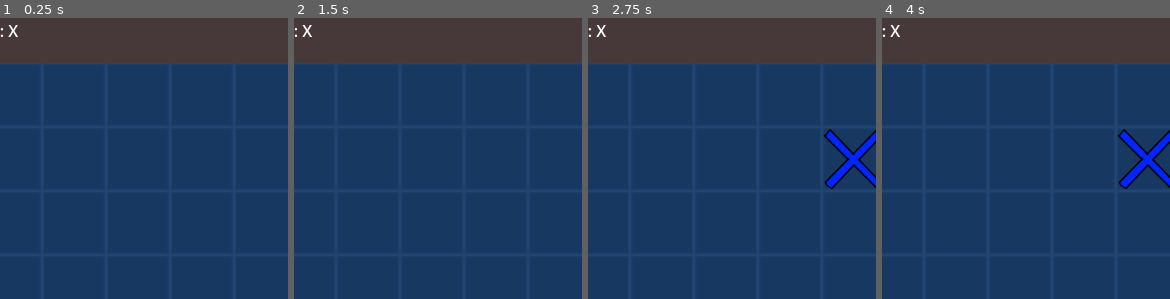
Above: before the commit, frames 1-4 (left to right).
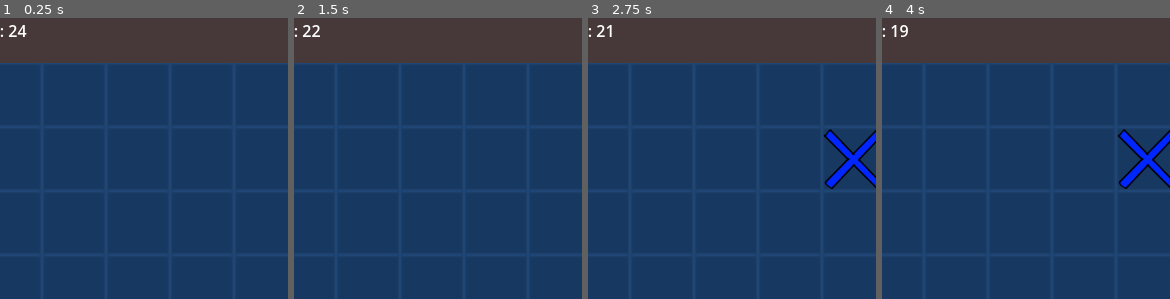
Above: after the commit, the same moments.

Repository: JustinDMS/godot-sploosh-kaboom
Game: Godot game, scene res://Scenes/main.tscn
The game is run twice, just before and just after one commit, with the same random seed, the same clock (stepped at 60 frames per second) and the same inputs.
Inputs (mouse positions are % of the whole screen's width and height, from its top left):
- Up to frame 1 (0.25 s): no input
- Up to frame 2 (1.5 s): tap Enter at 0.5 s; move the mouse to (79, 48) at 0.52 s; click (79, 48) at 0.6 s; tap Space at 1.25 s; move the mouse to (32, 59) at 1.27 s; click (32, 59) at 1.35 s
- Up to frame 3 (2.75 s): tap Enter at 2 s; move the mouse to (66, 28) at 2.02 s; click (66, 28) at 2.1 s
- Up to frame 4 (4 s): tap Space at 2.75 s; move the mouse to (49, 76) at 2.77 s; click (49, 76) at 2.85 s; tap Enter at 3.5 s; move the mouse to (88, 71) at 3.52 s; click (88, 71) at 3.6 s
The pictures show only the part of the screen within x 25-75%, y 0-50%; the shares and areas given below are measured in that part.

The runs differ from the first frame. In frame 1, 0.2% of the frame differs, in the area x 2-10%, y 2-7%; in frame 2, 0.2%; in frame 3, 0.1%; in frame 4, 0.2%.

Commit message:
Update main.gd
- Separated ship coordinates by length of ship (prep for scoreboard)
- Show remaining bomb count in HUD

Diff:
--- a/Scripts/main.gd
+++ b/Scripts/main.gd
@@ -7,17 +7,20 @@
 
 enum {HORIZONTAL, VERTICAL}
 
+var used_coords : Array[Vector2]
+var ship_coords : Dictionary
 var bombs_remaining : int = MAX_BOMBS
-var used_coords : Array[Vector2]
+
 
 @onready var grid = $Grid
-
+@onready var bombs_label = $HUD/Bombs
 
 func _ready():
 	@warning_ignore("assert_always_true")
 	assert(len(SHIP_SIZES) == MAX_SHIPS)
 
 	generateShipPlacement()
+	updateBombLabel()
 
 
 func generateShipPlacement() -> void:
@@ -44,6 +47,7 @@
 
 	print("Placed ships!")
 	print(used_coords)
+	print(ship_coords)
 
 
 func checkOverlapping(orientation : int, ship_size : int, spawn_pos : Vector2) -> bool:
@@ -60,21 +64,41 @@
 
 
 func placeShip(orientation : int, ship_size : int, spawn_pos : Vector2) -> void:
+	var new_ship : Array[Vector2]
 	match orientation:
 		HORIZONTAL:
 			for c in range(ship_size):
-				used_coords.append(Vector2(spawn_pos.x + c, spawn_pos.y))
+				new_ship.append(Vector2(spawn_pos.x + c, spawn_pos.y))
 		VERTICAL:
 			for c in range(ship_size):
-				used_coords.append(Vector2(spawn_pos.x, spawn_pos.y + c))
+				new_ship.append(Vector2(spawn_pos.x, spawn_pos.y + c))
+
+	ship_coords[ship_size] = new_ship
+	used_coords += new_ship
 
 
 func _on_grid_fired(pos : Vector2):
 	bombs_remaining -= 1
-	print("Fired on: ", pos)
-	print("Bombs remaining: ", bombs_remaining)
-	match used_coords.find(pos):
-		-1:
-			grid.setTileMiss(pos)
-		_:
+	updateBombLabel()
+
+	print("\nFired on: ", pos)
+
+	# Check every ships coordinates to see if it has been hit
+	for ship in ship_coords.keys():
+		# Found coordinate
+		if ship_coords[ship].find(pos) != -1:
 			grid.setTileHit(pos)
+			# Remove coordinates from ship
+			ship_coords[ship].erase(pos)
+			# Check if ship is sunk
+			if not ship_coords[ship]:
+				print("Ship size ", ship, " sunk!")
+				ship_coords.erase(ship)
+			return
+
+	# If no ship coordinate is found, it's a miss
+	grid.setTileMiss(pos)
+
+
+func updateBombLabel() -> void:
+	bombs_label.set_text("Bombs Remaining: " + str(bombs_remaining))
